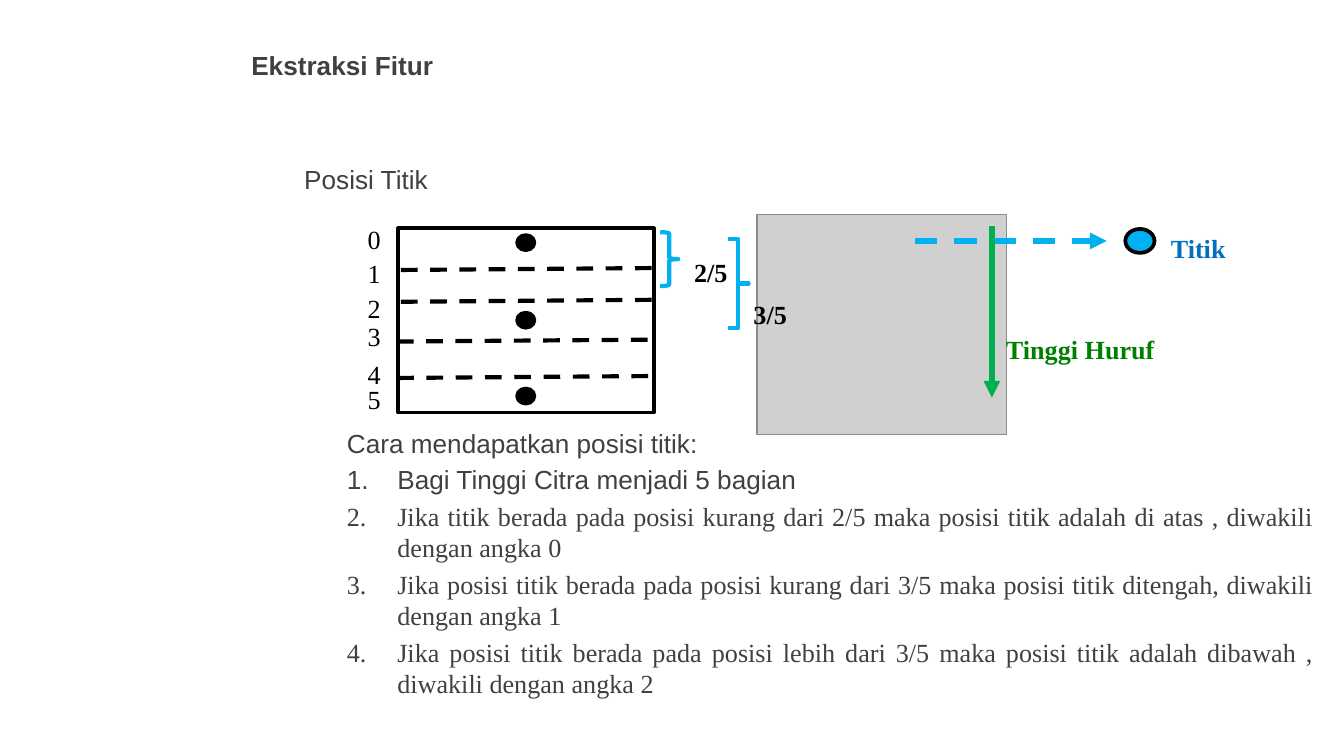
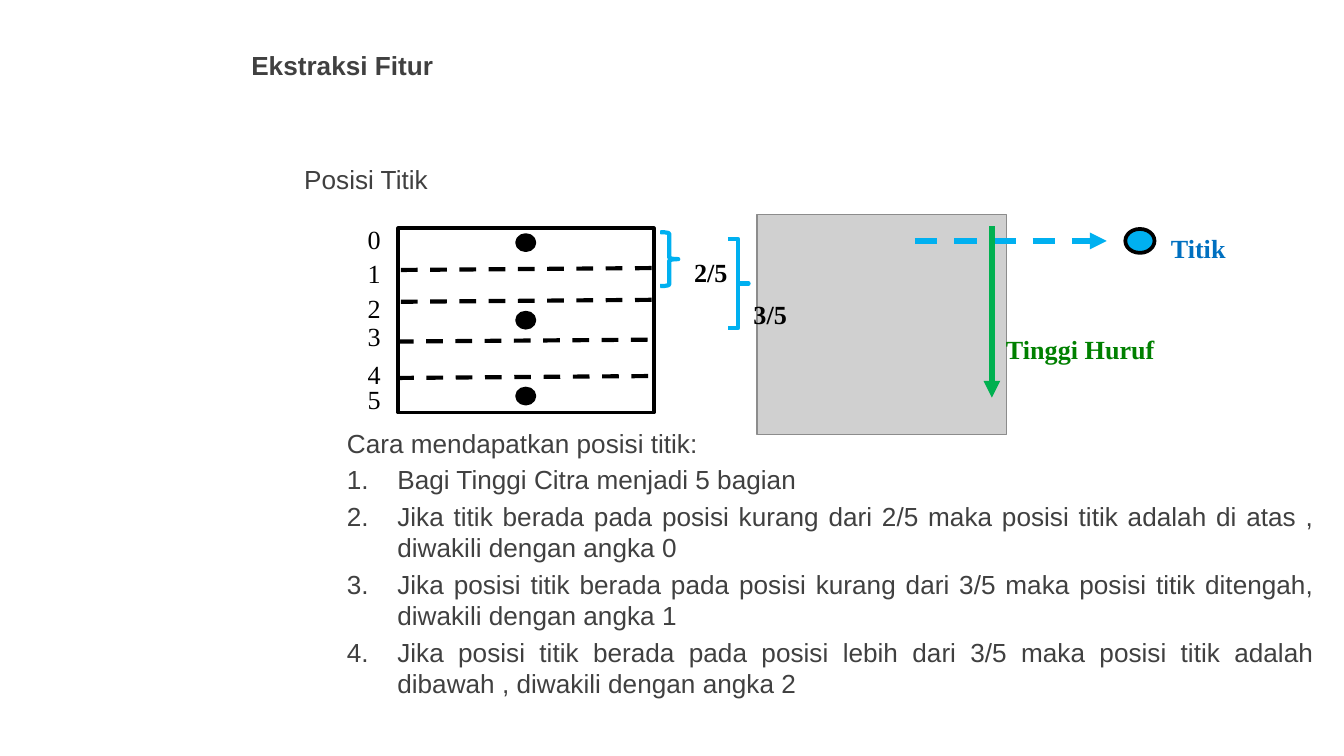
Before and after one commit to ainawind27/arabicocr-data, a slide deck: slide 13 of 1. presentasi/SEMINAR TESIS II/Green-abstract-background-and-squares-PowerPoint-Templates-Widescreen.pptx (slide 12 before the commit). Drawn at 1344x756 pixels with LibreOffice and Linux fonts; fonts in the diff are those of the drawing; grey boxes stand for pictures; background and template pictures are left out. Boxes give left, top, right and bottom in pixels: in the first picture for what was removed or moved away, otherwise in the second. Text is boxed around its words. In the diff, an @@ line names an element or a change of style, - is before the commit and + after.

```diff
--- a/1. presentasi/SEMINAR TESIS II/Green-abstract-background-and-squares-PowerPoint-Templates-Widescreen.pptx
+++ b/1. presentasi/SEMINAR TESIS II/Green-abstract-background-and-squares-PowerPoint-Templates-Widescreen.pptx
@@ text at [397,507,1313,699]: font Times New Roman to Arial in "Jika titik berada pada posisi kurang dari ...", "Jika posisi titik berada pada posisi kurang ...", "Jika posisi titik berada pada posisi lebih ..." @@
```
Also in this commit, not shown: 8 other slides changed, 22 slides added, 47 other files.
